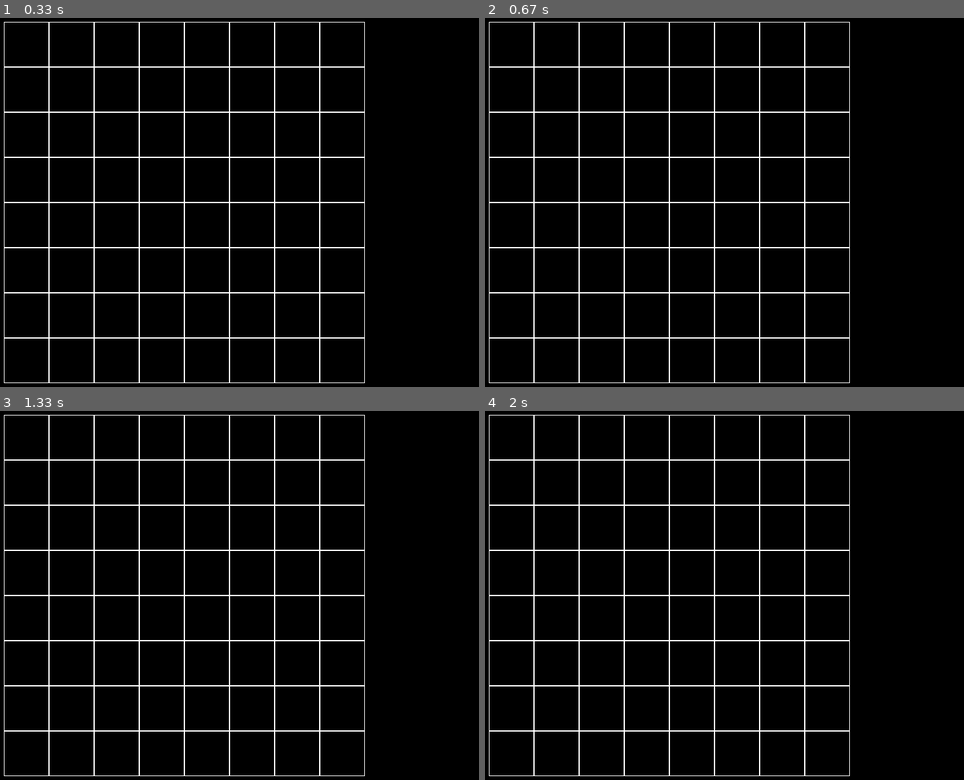
Above: before the commit, frames 1-4 (two rows, left to right).
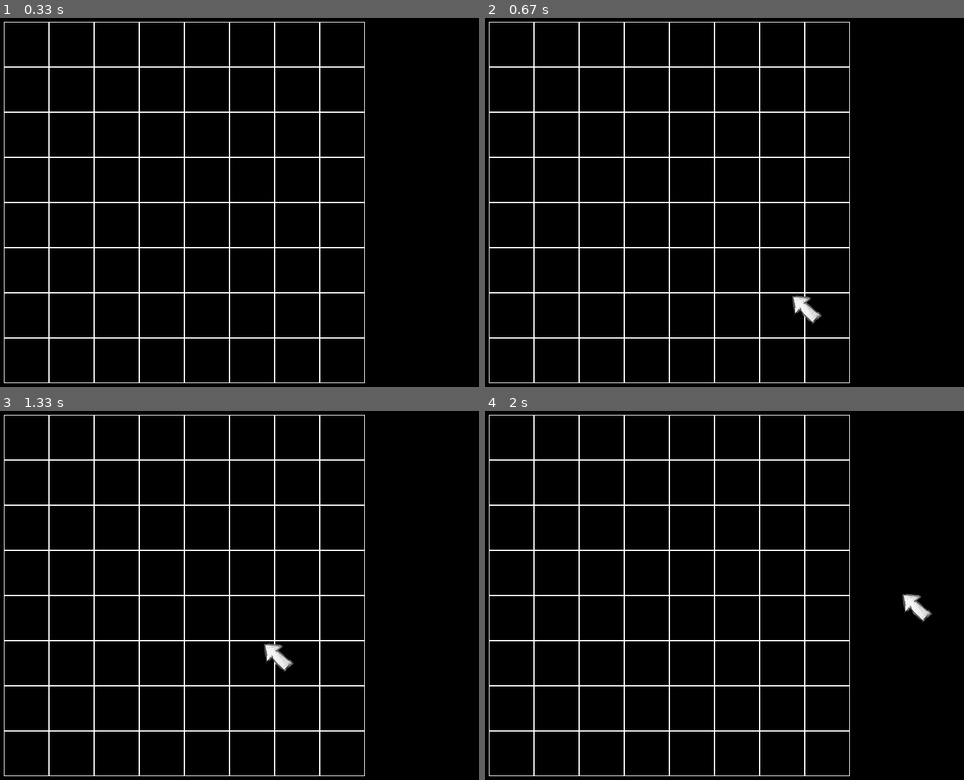
Above: after the commit, the same moments.

Repository: night0hunter/heroes_of_might_and_magic_pygame
Game: pygame game, started from board.py
Same seed, same stepped clock (60 frames per second), same inputs: the game is played once before the commit and once after it.
Inputs (mouse positions are in pixels of both pictures, inside the frame that each line leads up to):
- Up to frame 1 (0.33 s): no input
- Up to frame 2 (0.67 s): press the mouse at (614, 213) at 0.37 s; move the mouse to (705, 254) at 0.47 s; release the mouse at (791, 294) at 0.6 s
- Up to frame 3 (1.33 s): tap Space at 0.67 s; press the mouse at (129, 606) at 1.03 s; move the mouse to (196, 625) at 1.13 s; release the mouse at (263, 643) at 1.27 s
- Up to frame 4 (2 s): press the mouse at (614, 606) at 1.37 s; move the mouse to (643, 562) at 1.47 s; release the mouse at (667, 521) at 1.6 s; press the mouse at (614, 606) at 1.7 s; move the mouse to (758, 599) at 1.8 s; release the mouse at (901, 591) at 1.93 s

Frame 1 is identical in both runs. In frame 2, 0.2% of the frame differs, in the area x 64-71%, y 75-84%; in frame 3, 0.2%; in frame 4, 0.2%, in the area x 87-94%, y 49-58%.

Commit message:
cursor + board

Diff:
--- a/board.py
+++ b/board.py
@@ -1,12 +1,12 @@
 import pygame
 import sqlite3
-import math
+import os
+import sys
 
 con = sqlite3.connect("heroes_of_might_and_magic_pygame\\units.db")
 cur = con.cursor()
 pygame.init()
-pygame.display.set_caption("Проект")
-
+pygame.display.set_caption("Система боя от Героев Меча и Магии")
 
 class Board:
     # вводятся значения экрана и значения по умолчанию
@@ -106,12 +106,6 @@
                 return True
         return False
 
-    #функция вывода текущего местоположения персонажей
-    def p_list_per(self):
-        for i in self.list_per:
-            print(i)
-        print('')
-
     #связующая функция изменения списка местоположения персонажей
     def input_list_per(self, list):
         self.list_per = list
@@ -163,11 +157,34 @@
 screen.fill((0, 0, 0))
 a = Board(size[0], size[1], 8, 8)
 a.setting(10, 10, 70)
+
+def load_image(name, colorkey=None):
+    fullname = os.path.join('data', name)
+    if not os.path.isfile(fullname):
+        print(f"Файл с изображением '{fullname}' не найден")
+        sys.exit()
+    image = pygame.image.load(fullname)
+    if colorkey is not None:
+        image = image.convert()
+        if colorkey == -1:
+            colorkey = image.get_at((0, 0))
+        image.set_colorkey(colorkey)
+    else:
+        image = image.convert_alpha()
+    return image
+
+all_sprites = pygame.sprite.Group()
+sprite = pygame.sprite.Sprite(all_sprites)
+sprite.image = load_image("arrow.png")
+sprite.rect = sprite.image.get_rect()
+
 clock = pygame.time.Clock()
-FPS = 60
+FPS = 144
 person = "Костяной дракон"
 running = True
 Move = False
+pygame.mouse.set_visible(False)
+draw = False
 a.input_list_per(abc)
 while running:
     screen.blit(screen2, (0, 0))
@@ -175,7 +192,7 @@
         if event.type == pygame.QUIT:
             running = False
         if event.type == pygame.KEYDOWN and event.key == pygame.K_SPACE:
-            a.p_list_per()
+            pygame.mouse.set_visible(True)
         if event.type == pygame.MOUSEBUTTONDOWN and event.button == 1:
             screen2.fill((0, 0, 0))
             if a.in_board(event.pos[0], event.pos[1]):
@@ -196,10 +213,19 @@
         if event.type == pygame.MOUSEBUTTONDOWN and event.button == 3:
             screen2.fill((0, 0, 0))
             Move = False
+        if event.type == pygame.MOUSEMOTION:
+            sprite.rect.x = event.pos[0]
+            sprite.rect.y = event.pos[1]
+            if pygame.mouse.get_focused():
+                draw = True
+            else:
+                draw = False
     clock.tick(FPS)
     screen.fill((0, 0, 0))
     screen.blit(screen2, (0, 0))
     a.draw("white")
+    if draw:
+        all_sprites.draw(screen)
     pygame.display.flip()
 
 pygame.quit()
--- a/cursor.py
+++ b/cursor.py
@@ -1,7 +1,7 @@
 import os
 import sys
 import pygame
-import random
+
 
 # Изображение не получится загрузить
 # без предварительной инициализации pygame
